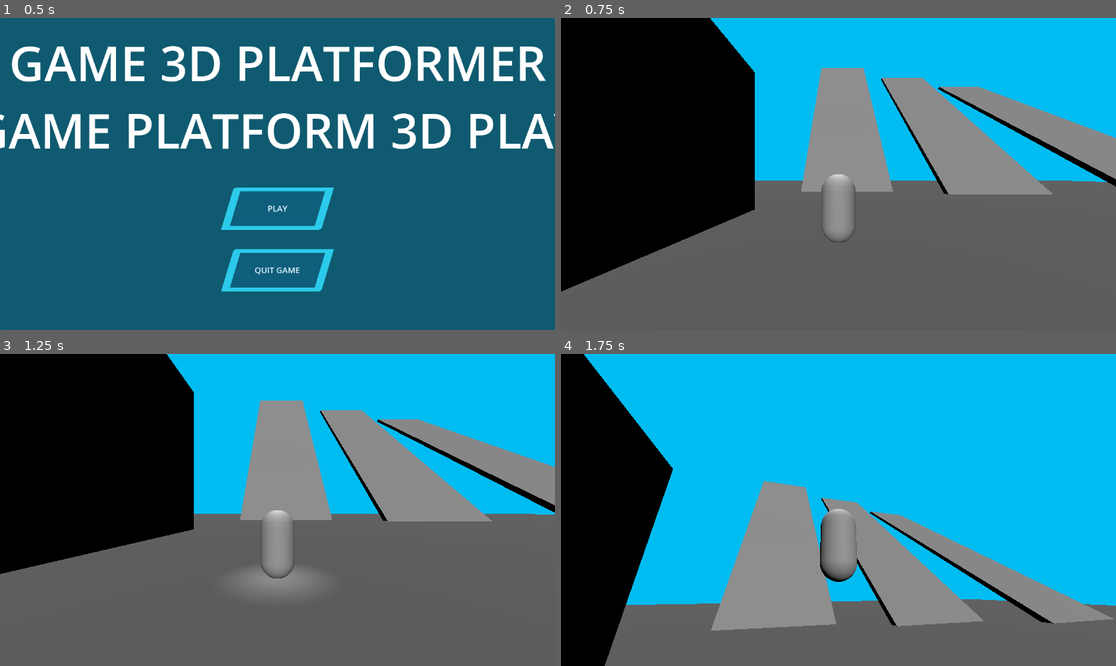
Above: before the commit, frames 1-4 (two rows, left to right).
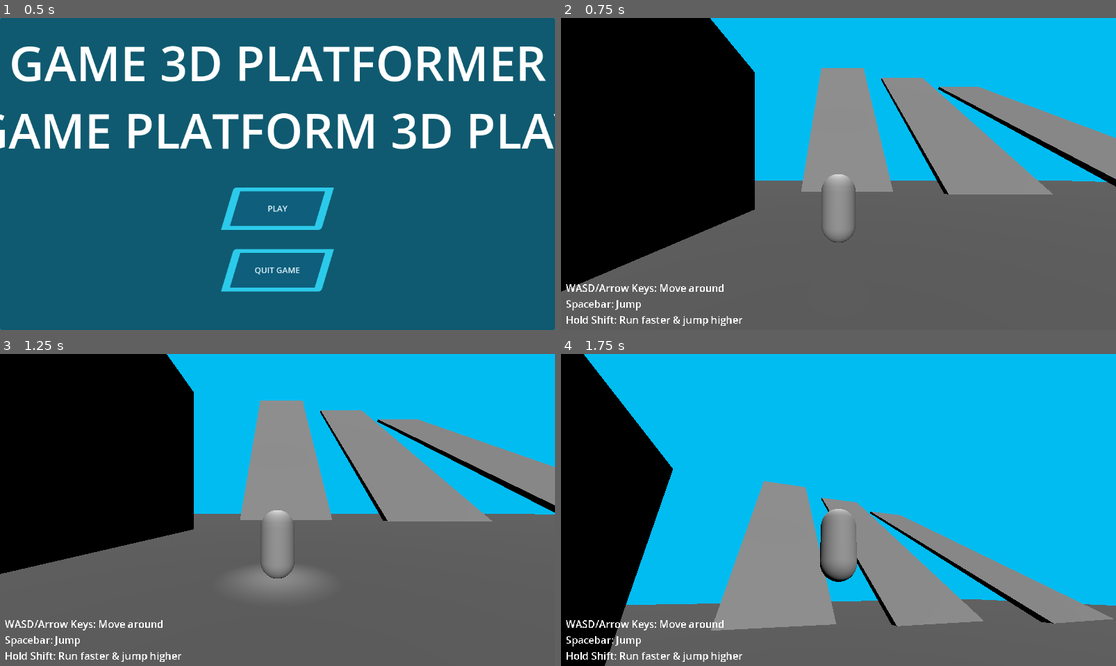
Above: after the commit, the same moments.

Repository: jackmenty/2025-Game
Game: Godot game, scene res://Scenes/Start_screen.tscn
The game is run twice, just before and just after one commit, with the same random seed, the same clock (stepped at 60 frames per second) and the same inputs.
Inputs (mouse positions are in pixels of both pictures, inside the frame that each line leads up to):
- Up to frame 1 (0.5 s): no input
- Up to frame 2 (0.75 s): click "PLAY" at 0.5 s
- Up to frame 3 (1.25 s): no input
- Up to frame 4 (1.75 s): tap Enter at 1.25 s; move the mouse to (866, 510) at 1.27 s; hold W (move_forward) from 1.28 s (still down); hold Space (jump) from 1.28 s (still down)

Frame 1 is identical in both runs. In frame 2, 0.8% of the frame differs, in the area x 0-33%, y 85-99%; in frame 3, 0.8%; in frame 4, 0.8%.

Commit message:
i forgot

Diff:
--- a/Scenes/Player.tscn
+++ b/Scenes/Player.tscn
@@ -69,3 +69,16 @@
 offset_top = 32.0
 offset_right = 168.0
 offset_bottom = 104.0
+
+[node name="Label2" type="Label" parent="HUD/Control"]
+layout_mode = 1
+anchors_preset = -1
+anchor_left = 0.00868056
+anchor_top = 0.842593
+anchor_right = 0.327257
+anchor_bottom = 1.14352
+theme_override_font_sizes/font_size = 21
+text = "WASD/Arrow Keys: Move around
+Spacebar: Jump
+Hold Shift: Run faster & jump higher"
+metadata/_edit_use_anchors_ = true
--- a/Scenes/Test_level.tscn
+++ b/Scenes/Test_level.tscn
@@ -1,9 +1,10 @@
-[gd_scene load_steps=5 format=3 uid="uid://cq25k3h20sq30"]
+[gd_scene load_steps=6 format=3 uid="uid://cq25k3h20sq30"]
 
 [ext_resource type="PackedScene" uid="uid://bt1sm4q10r8i4" path="res://Scenes/Die_box.tscn" id="1_rbrd7"]
 [ext_resource type="PackedScene" uid="uid://dqfrll158h75v" path="res://Scenes/Player.tscn" id="1_tfsjm"]
 [ext_resource type="PackedScene" uid="uid://mkr64ivjykh6" path="res://Scenes/Damage_box.tscn" id="3_rbrd7"]
 [ext_resource type="PackedScene" uid="uid://b64xgj4fgraw" path="res://Scenes/Checkpoint.tscn" id="4_mrgul"]
+[ext_resource type="PackedScene" uid="uid://bsal78eyxj5j1" path="res://Scenes/win_box.tscn" id="5_wssyp"]
 
 [node name="Level" type="Node3D"]
 
@@ -109,9 +110,6 @@
 [node name="Damage_box3" parent="." instance=ExtResource("3_rbrd7")]
 transform = Transform3D(35.2574, 0, 0, 0, 15.4492, 0, 0, 0, 2.79121, 102.893, -22.2504, 316.753)
 
-[node name="Checkpoint2" parent="." instance=ExtResource("4_mrgul")]
-transform = Transform3D(4.69175, 0, 0, 0, 4.69175, 0, 0, 0, 4.69175, 13.4784, -8.79014, 448.341)
-
 [node name="CSGBox3D15" type="CSGBox3D" parent="."]
 transform = Transform3D(-7.24369e-09, -2.05476, 0, 0.165716, -8.98162e-08, 0, 0, 0, 0.627119, 14.5532, -13.228, 451.622)
 use_collision = true
@@ -170,3 +168,32 @@
 
 [node name="Damage_box6" parent="." instance=ExtResource("3_rbrd7")]
 transform = Transform3D(-2.18218e-07, -0.616157, 0, 4.99224, -2.69331e-08, 0, 0, 0, 13.4401, -90.4258, 38.4086, 280.329)
+
+[node name="Damage_box7" parent="." instance=ExtResource("3_rbrd7")]
+transform = Transform3D(-7.95667e-08, -12.4751, -13.1669, 2.14643, -6.43009e-07, 0, -4.97188e-08, -7.79529, 21.0715, 100.627, -24.1729, 339.394)
+
+[node name="Damage_box8" parent="." instance=ExtResource("3_rbrd7")]
+transform = Transform3D(-7.95667e-08, -16.4629, -11.1195, 2.14643, -8.48557e-07, 0, -4.97188e-08, -10.2872, 17.7949, 82.7081, -24.1729, 357.964)
+
+[node name="Damage_box9" parent="." instance=ExtResource("3_rbrd7")]
+transform = Transform3D(-7.93498e-08, -11.0098, -16.4967, 2.14058, -5.67484e-07, 0, -4.95833e-08, -6.87969, 26.4003, 75.3639, -24.1729, 386.864)
+
+[node name="Damage_box10" parent="." instance=ExtResource("3_rbrd7")]
+transform = Transform3D(-7.95667e-08, -9.30816, -14.819, 2.14643, -4.79776e-07, 0, -4.97188e-08, -5.81639, 23.7154, 62.4875, -24.1729, 379.425)
+
+[node name="Damage_box11" parent="." instance=ExtResource("3_rbrd7")]
+transform = Transform3D(-7.95667e-08, -20.918, -12.1984, 2.14643, -1.07819e-06, 0, -4.97188e-08, -13.071, 19.5215, 50.5649, -24.1729, 405.177)
+
+[node name="Damage_box12" parent="." instance=ExtResource("3_rbrd7")]
+transform = Transform3D(-7.95667e-08, -31.5281, -50.7315, 2.14643, -1.62507e-06, 0, -4.97188e-08, -19.7009, 81.1874, 75.0693, -12.648, 372.436)
+
+[node name="Win_box" parent="." instance=ExtResource("5_wssyp")]
+transform = Transform3D(22.7, 0, 0, 0, 22.7, 0, 0, 0, 22.7, 19, -3, 465)
+
+[node name="CSGPolygon3D" type="CSGPolygon3D" parent="."]
+transform = Transform3D(5.0781, 0, 0, 0, 5.0781, 0, 0, 0, 5.0781, 21.5282, 11.8968, 264.47)
+polygon = PackedVector2Array(0.844558, -0.281819, 1.40549, 1.08991, 0.559255, 2.41931, 4.05455, 1.04052)
+
+[node name="CSGPolygon3D2" type="CSGPolygon3D" parent="."]
+transform = Transform3D(-5.0781, 0, 4.43941e-07, 0, 5.0781, 0, -4.43941e-07, 0, -5.0781, -20.4763, 11.8968, 261.189)
+polygon = PackedVector2Array(0.844558, -0.281819, 1.40549, 1.08991, 0.559255, 2.41931, 4.05455, 1.04052)
--- /dev/null
+++ b/Scenes/win_box.tscn
@@ -0,0 +1,24 @@
+[gd_scene load_steps=4 format=3 uid="uid://bsal78eyxj5j1"]
+
+[ext_resource type="Script" uid="uid://cbgh4owyq40t3" path="res://Scripts/win_box.gd" id="1_hge5r"]
+
+[sub_resource type="StandardMaterial3D" id="StandardMaterial3D_hge5r"]
+vertex_color_use_as_albedo = true
+albedo_color = Color(0.305521, 0.919143, 1, 1)
+
+[sub_resource type="BoxShape3D" id="BoxShape3D_jn7qp"]
+
+[node name="Win_box" type="Node3D"]
+script = ExtResource("1_hge5r")
+
+[node name="CSGBox3D" type="CSGBox3D" parent="."]
+material_override = SubResource("StandardMaterial3D_hge5r")
+
+[node name="Area3D" type="Area3D" parent="CSGBox3D"]
+collision_layer = 7
+collision_mask = 3
+
+[node name="CollisionShape3D" type="CollisionShape3D" parent="CSGBox3D/Area3D"]
+shape = SubResource("BoxShape3D_jn7qp")
+
+[connection signal="body_entered" from="CSGBox3D/Area3D" to="." method="_on_area_3d_body_entered"]
--- /dev/null
+++ b/Scripts/win_box.gd
@@ -0,0 +1,7 @@
+extends Node3D
+
+
+func _on_area_3d_body_entered(body: Node3D) -> void:
+	if body is CPlayer:
+		get_tree().change_scene_to_file("res://Scenes/Start_screen.tscn")
+		Input.set_mouse_mode(Input.MOUSE_MODE_VISIBLE)
--- a/Theme/ui_template.tres
+++ b/Theme/ui_template.tres
@@ -43,3 +43,4 @@
 Button/styles/normal = SubResource("StyleBoxFlat_lnlkx")
 Button/styles/pressed = SubResource("StyleBoxFlat_qheul")
 CheckButton/styles/focus = null
+Label/font_sizes/font_size = 8
Not shown, added: Scripts/win_box.gd.uid
Not shown, added: export_presets.cfg
